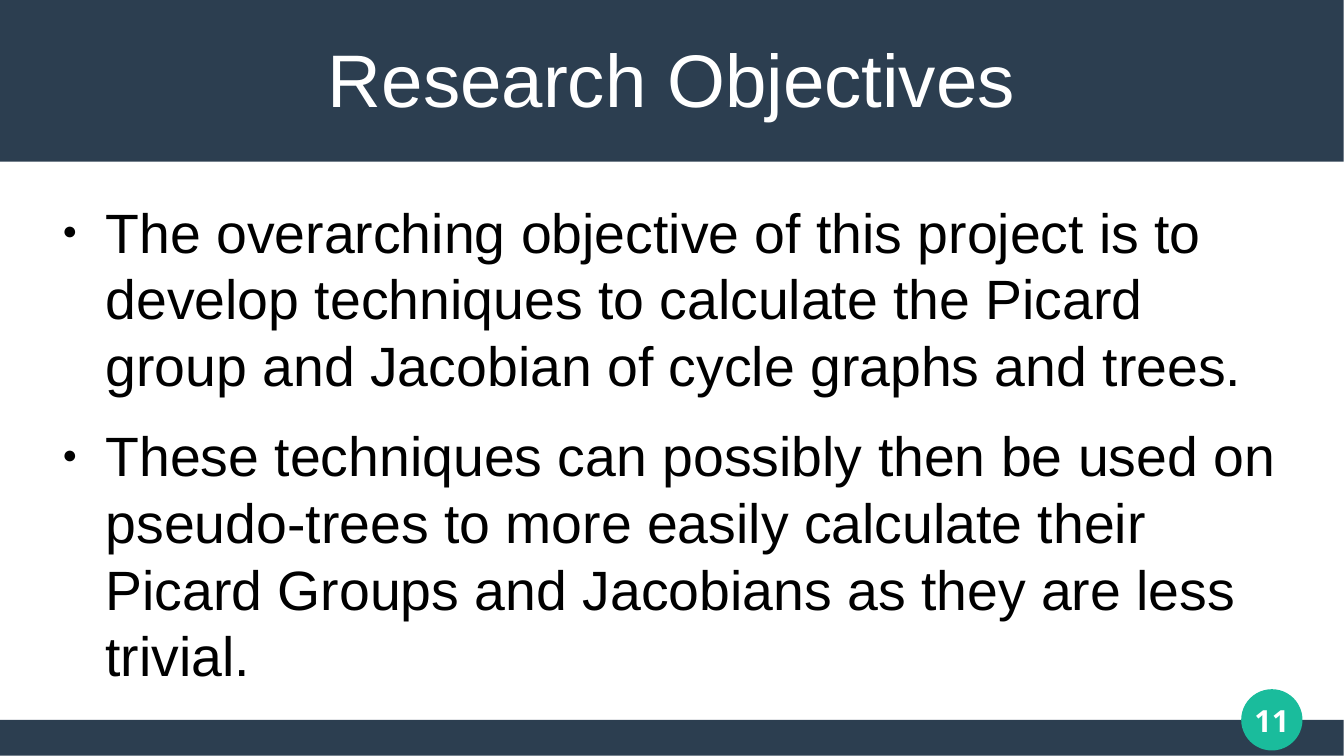
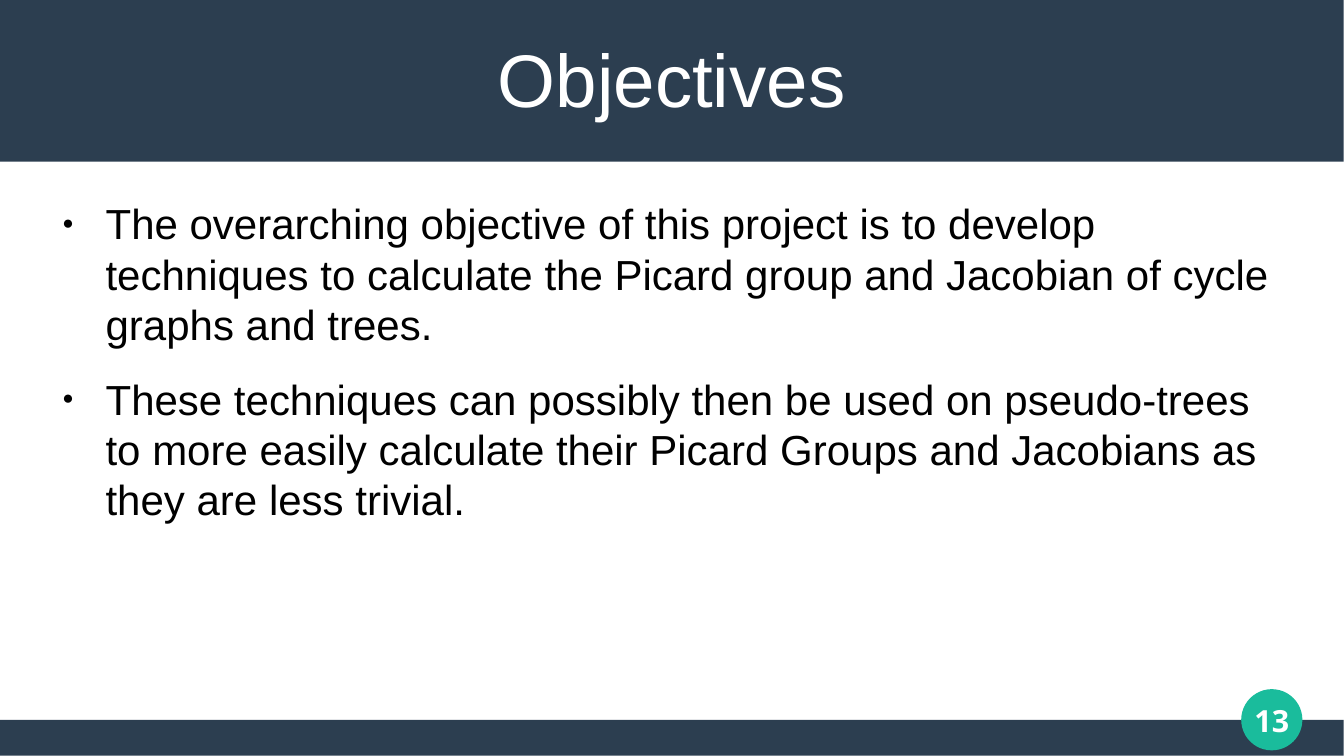
Before and after one commit to matthew-pisano/ChipFiring, a slide deck: slide 13 of Docs/generalPresentation.pptx (slide 11 before the commit). Drawn at 1344x756 pixels with LibreOffice and Linux fonts; fonts in the diff are those of the drawing. Boxes give left, top, right and bottom in pixels: in the first picture for what was removed or moved away, otherwise in the second. Text is boxed around its words. In the diff, an @@ line names an element or a change of style, - is before the commit and + after.

```diff
--- a/Docs/generalPresentation.pptx
+++ b/Docs/generalPresentation.pptx
@@ title at [498,53,846,121]: text changed @@
-Research Objectives
+Objectives
@@ text "The overarching objective of this ..." at [106,208,1269,524]: size 32.7 to 24.8 pt @@
@@ page number at [1254,710,1289,733]: text changed @@
-11
+13
```
Also in this commit, not shown: 11 other slides changed, 2 slides added, 7 other files.
